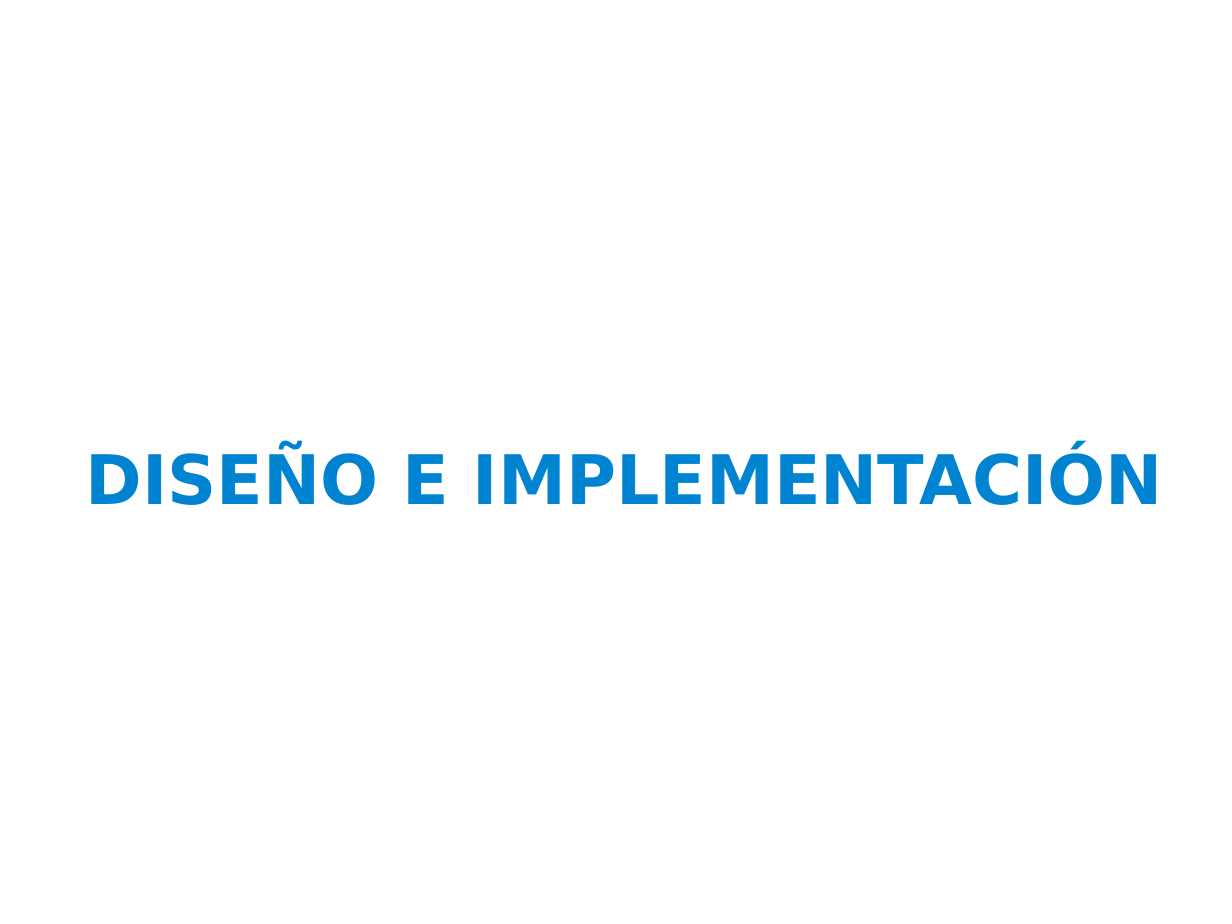
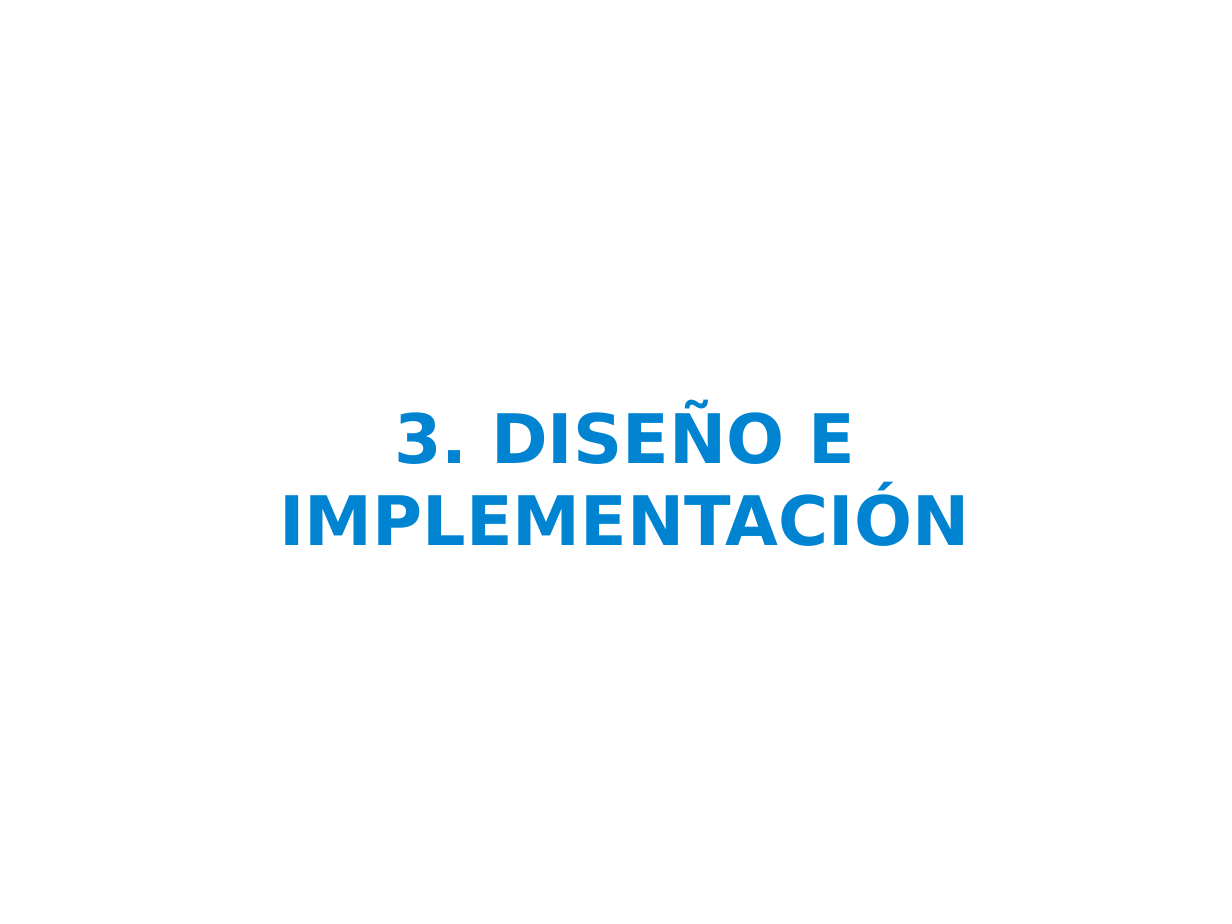
Before and after one commit to ernesto-g/tpfinalcese, a slide deck: slide 19 of presentacion/presentacion_v1.odp. Drawn at 1232x924 pixels with LibreOffice and Linux fonts; fonts in the diff are those of the drawing; background and template pictures are left out. Boxes give left, top, right and bottom in pixels: in the first picture for what was removed or moved away, otherwise in the second. Text is boxed around its words. In the diff, an @@ line names an element or a change of style, - is before the commit and + after.

```diff
--- a/presentacion/presentacion_v1.odp
+++ b/presentacion/presentacion_v1.odp
@@ title at box(279, 407, 969, 546): text changed @@
-DISEÑO E IMPLEMENTACIÓN
+3. DISEÑO E IMPLEMENTACIÓN
```
Also in this commit, not shown: 12 other slides changed, 2 slides added, 1 slide removed, 7 other files.
